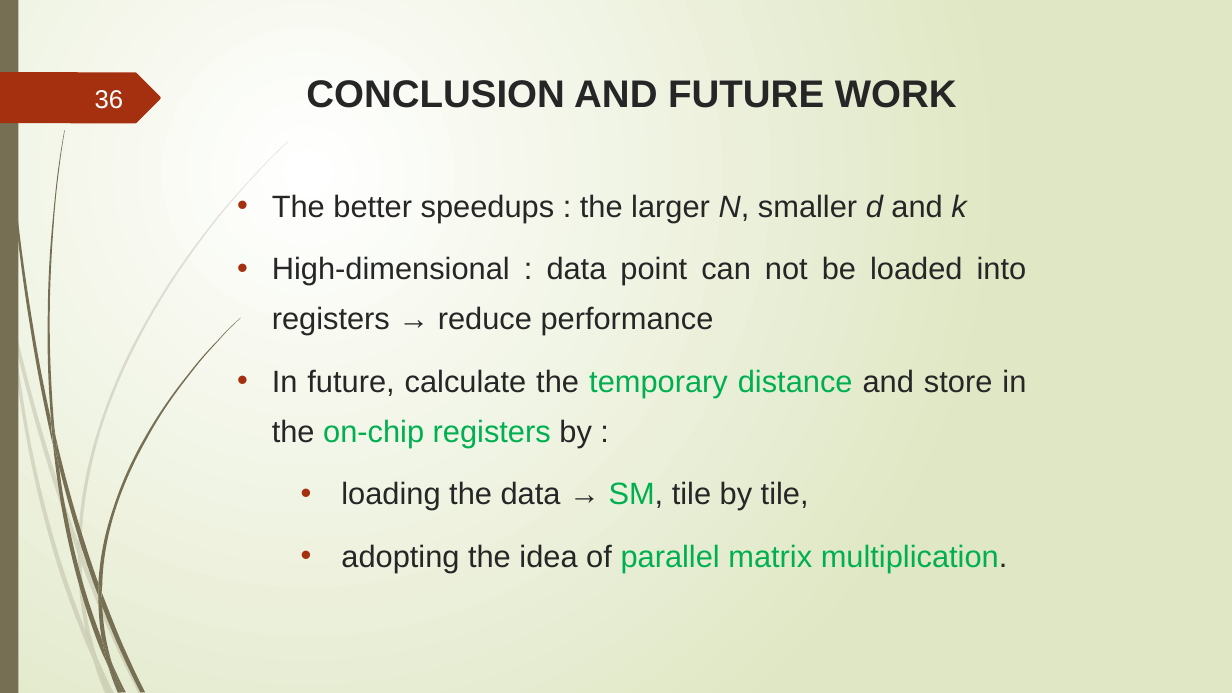
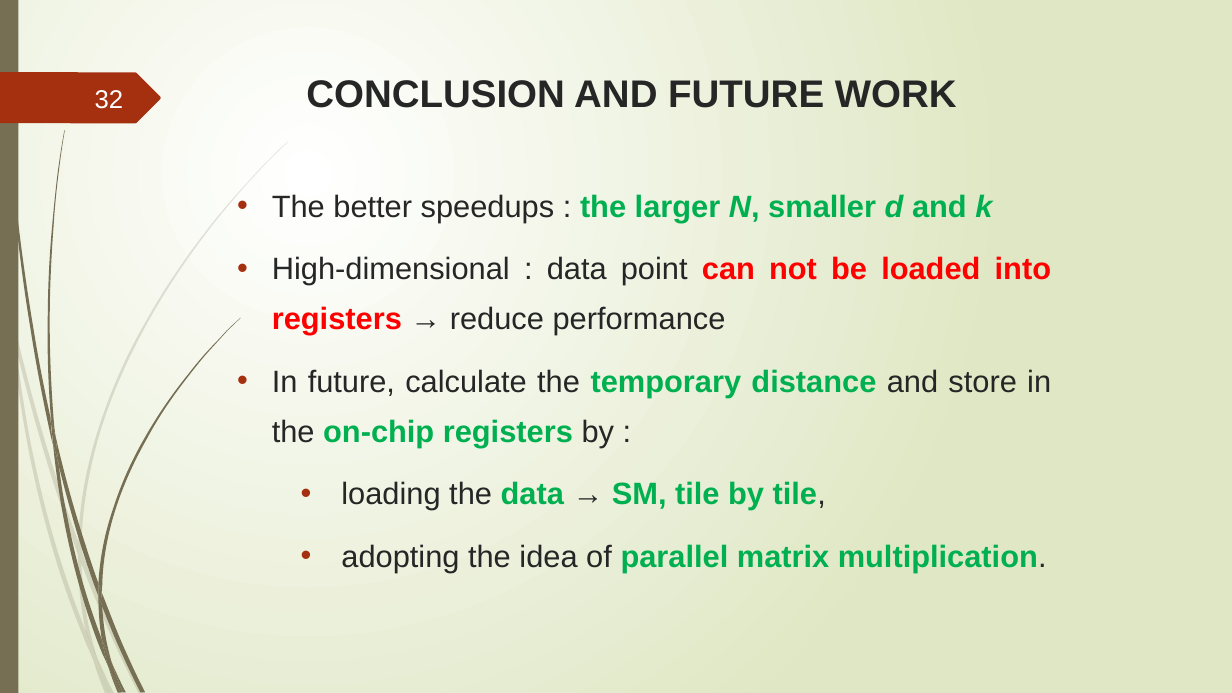
Before and after one commit to trungvdhp/master-ntou, a slide deck: slide 32 of ImageProcessing/Speeding up GFKM.pptx (slide 36 before the commit). Drawn at 1232x693 pixels with LibreOffice and Linux fonts; fonts in the diff are those of the drawing. Boxes give left, top, right and bottom in pixels: in the first picture for what was removed or moved away, otherwise in the second. Text is boxed around its words. In the diff, an @@ line names an element or a change of style, - is before the commit and + after.

```diff
--- a/ImageProcessing/Speeding up GFKM.pptx
+++ b/ImageProcessing/Speeding up GFKM.pptx
@@ page number at (95,90,124,109): text changed @@
-36
+32
@@ text "The better speedups : the ..." at (272,194,1051,573): text colour #262626 to #00B050 in "the larger N, smaller d and k", "data SM, tile by tile,"; bold on in "the larger N, smaller d and k", "can not be loaded into registers", "temporary distance on-chip registers", "data SM, tile by tile," and 1 more places; text colour #262626 to #FF0000 in "can not be loaded into registers" @@
```
Also in this commit, not shown: 27 other slides changed, 1 slide added, 5 slides removed, 3 other files.
